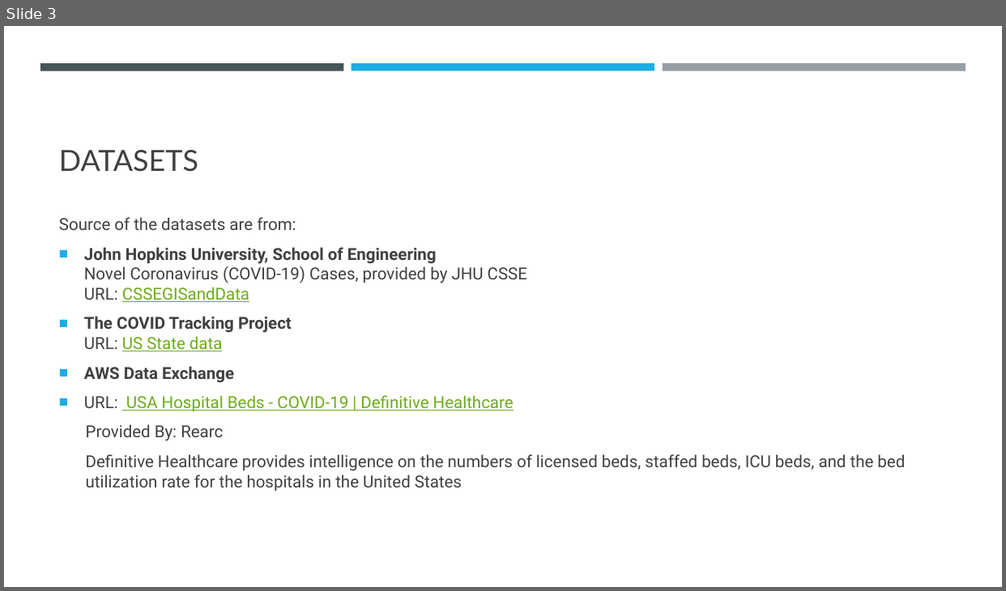
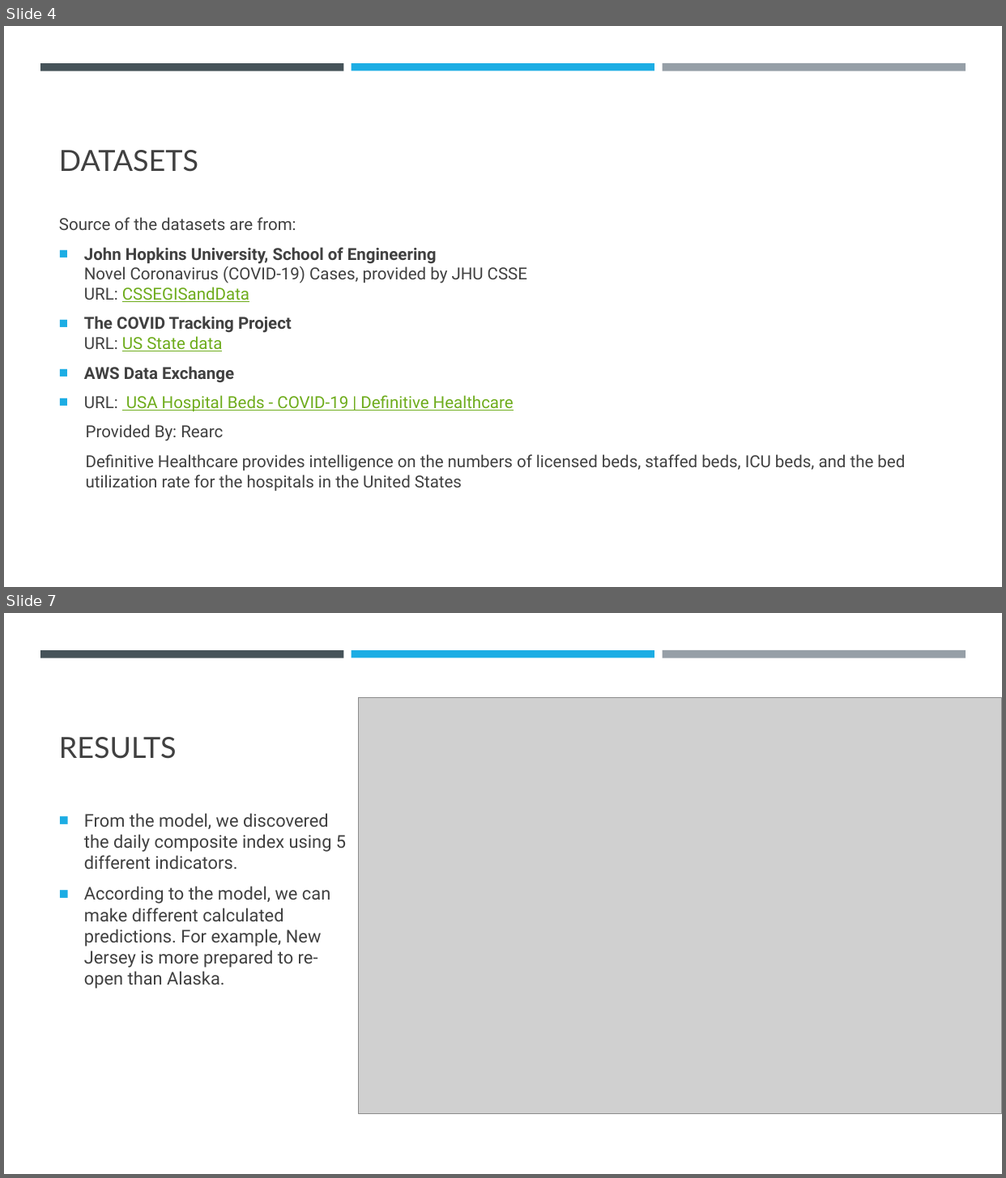
Before and after one commit to elizabethqiu/2020-wwcode-dshackathon-covid19ml, a slide deck: Team 9 - Karen Sparck-Jones/Team 9 - Karen Sparck-Jones.pptx. Shown one above the other, each under a label of ours: slide 3 before the commit, slides 4 and 7 after it; the slides between them are not shown. The pictures are 1006x591 and 1006x1178 pixels, drawn with LibreOffice and Linux fonts; fonts in the diff are those of the drawing; grey boxes stand for pictures. Boxes give left, top, right and bottom in pixels: in the first picture for what was removed or moved away, otherwise in the second. Text is boxed around its words. In the diff, an @@ line names an element or a change of style, - is before the commit and + after.

```diff
--- a/Team 9 - Karen Sparck-Jones/Team 9 - Karen Sparck-Jones.pptx
+++ b/Team 9 - Karen Sparck-Jones/Team 9 - Karen Sparck-Jones.pptx
@@ slide 7 added at bbox=[4, 613, 1002, 1174], background #FFFFFF; not listed: 3 template elements that a slide beside it also shows @@
@@ picture added at bbox=[358, 697, 1002, 1114] @@
@@ title added at bbox=[59, 737, 177, 759], 28 pt, text #404040 @@
+RESULTS
@@ text added at bbox=[84, 813, 346, 989], 17 pt, text #404040 @@
+■ From the model, we discovered the daily composite index using 5 different indicators.
+■ According to the model, we can make different calculated predictions. For example, New Jersey is more prepared to re-open than Alaska.
@@ what was slide 3 is now slide 4 @@
```
Also in this commit, not shown: 4 slides changed, 4 other slides added, 2 slides removed.
